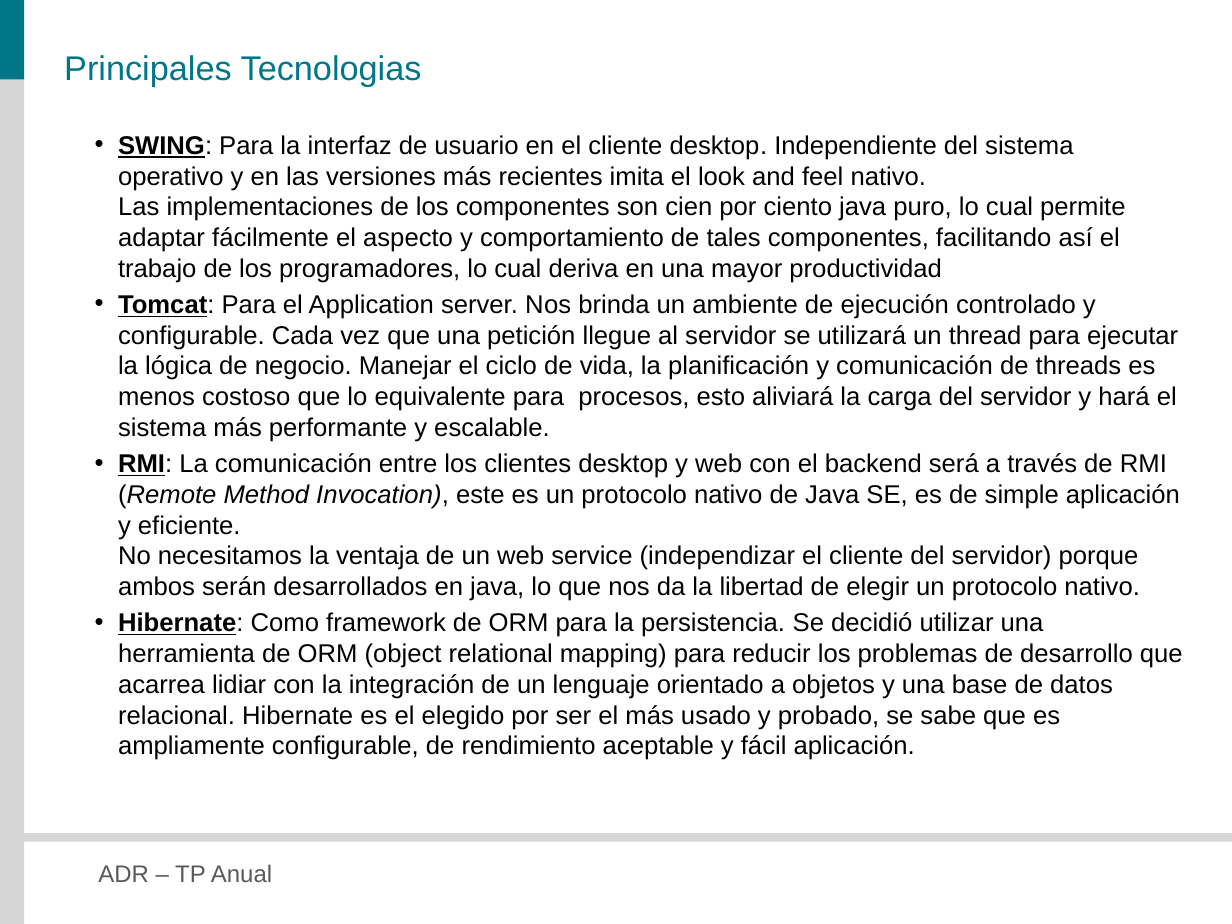
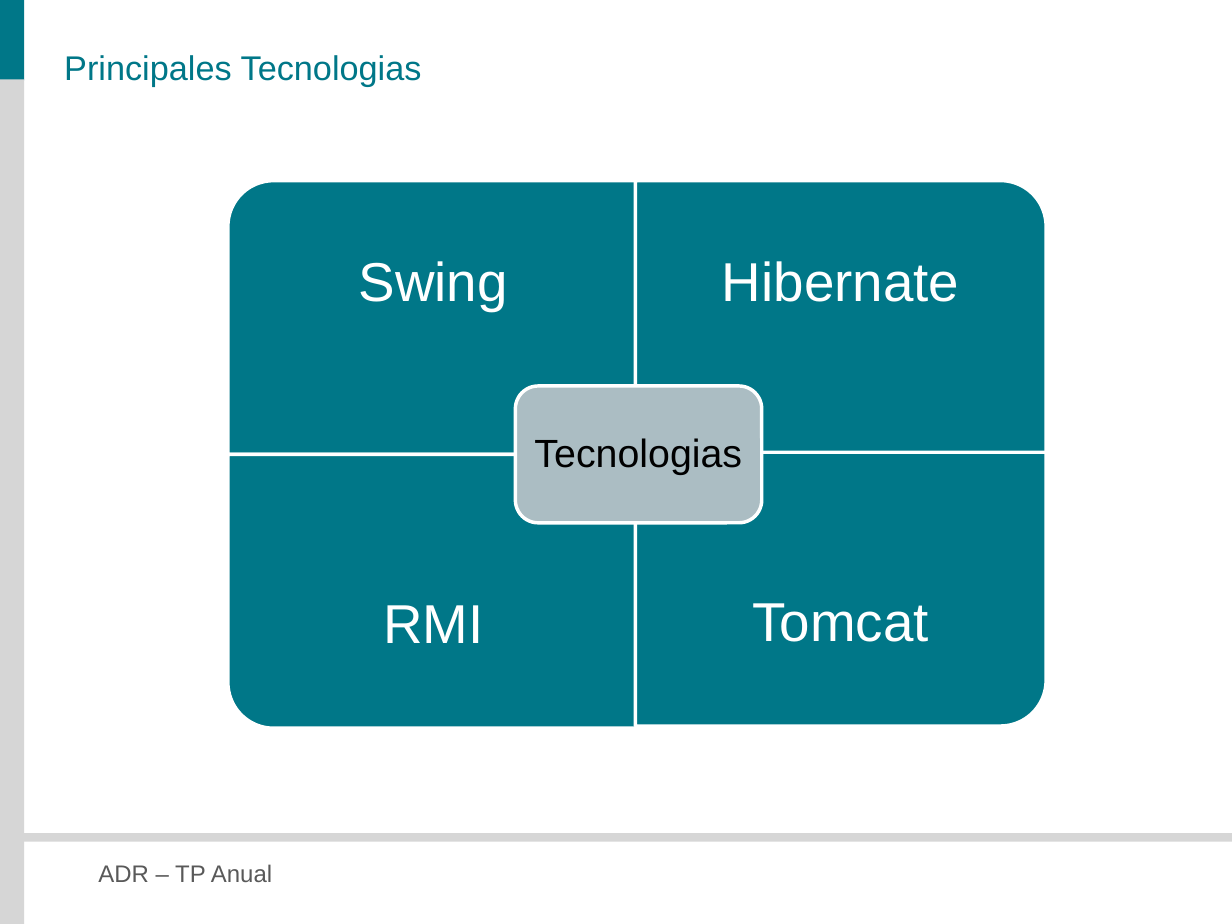
Before and after one commit to veritoreinoso/adr-2010, a slide deck: slide 6 of Presentacion.pptx (slide 7 before the commit). Drawn at 1232x924 pixels with LibreOffice and Linux fonts; fonts in the diff are those of the drawing. Boxes give left, top, right and bottom in pixels: in the first picture for what was removed or moved away, otherwise in the second. Text is boxed around its words. In the diff, an @@ line names an element or a change of style, - is before the commit and + after.

```diff
--- a/Presentacion.pptx
+++ b/Presentacion.pptx
@@ text removed at [118, 135, 1183, 760] @@
-• SWING: Para la interfaz de usuario en el cliente desktop. Independiente del sistema operativo y en las versiones más recientes imita el look and feel nativo.
-  Las implementaciones de los componentes son cien por ciento java puro, lo cual permite adaptar fácilmente el aspecto y comportamiento de tales componentes, facilitando así el trabajo de los programadores, lo cual deriva en una mayor productividad
-• Tomcat: Para el Application server. Nos brinda un ambiente de ejecución controlado y configurable. Cada vez que una petición llegue al servidor se utilizará un thread para ejecutar la lógica de negocio. Manejar el ciclo de vida, la planificación y comunicación de threads es menos costoso que lo equivalente para procesos, esto aliviará la carga del servidor y hará el sistema más performante y escalable.
-• RMI: La comunicación entre los clientes desktop y web con el backend será a través de RMI (Remote Method Invocation), este es un protocolo nativo de Java SE, es de simple aplicación y eficiente.
-  No necesitamos la ventaja de un web service (independizar el cliente del servidor) porque ambos serán desarrollados en java, lo que nos da la libertad de elegir un protocolo nativo.
-• Hibernate: Como framework de ORM para la persistencia. Se decidió utilizar una herramienta de ORM (object relational mapping) para reducir los problemas de desarrollo que acarrea lidiar con la integración de un lenguaje orientado a objetos y una base de datos relacional. Hibernate es el elegido por ser el más usado y probado, se sabe que es ampliamente configurable, de rendimiento aceptable y fácil aplicación.
@@ group added at [228, 180, 1046, 728]: 5 texts, 4 round rects, 1 rounded rectangle @@
+Swing
+Hibernate
+RMI
+Tomcat
+Tecnologias
```
Also in this commit, not shown: 9 other slides changed, 1 slide added, 2 slides removed.
